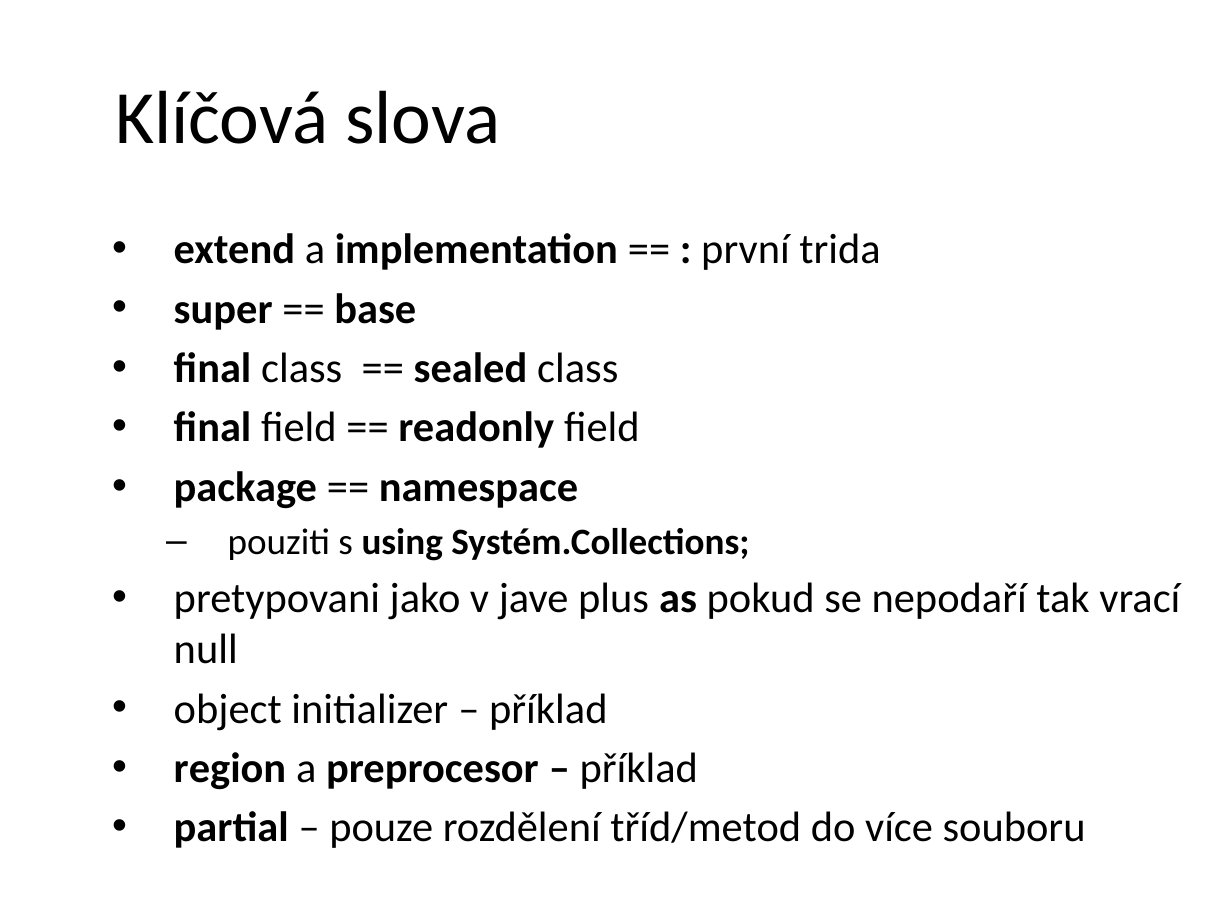
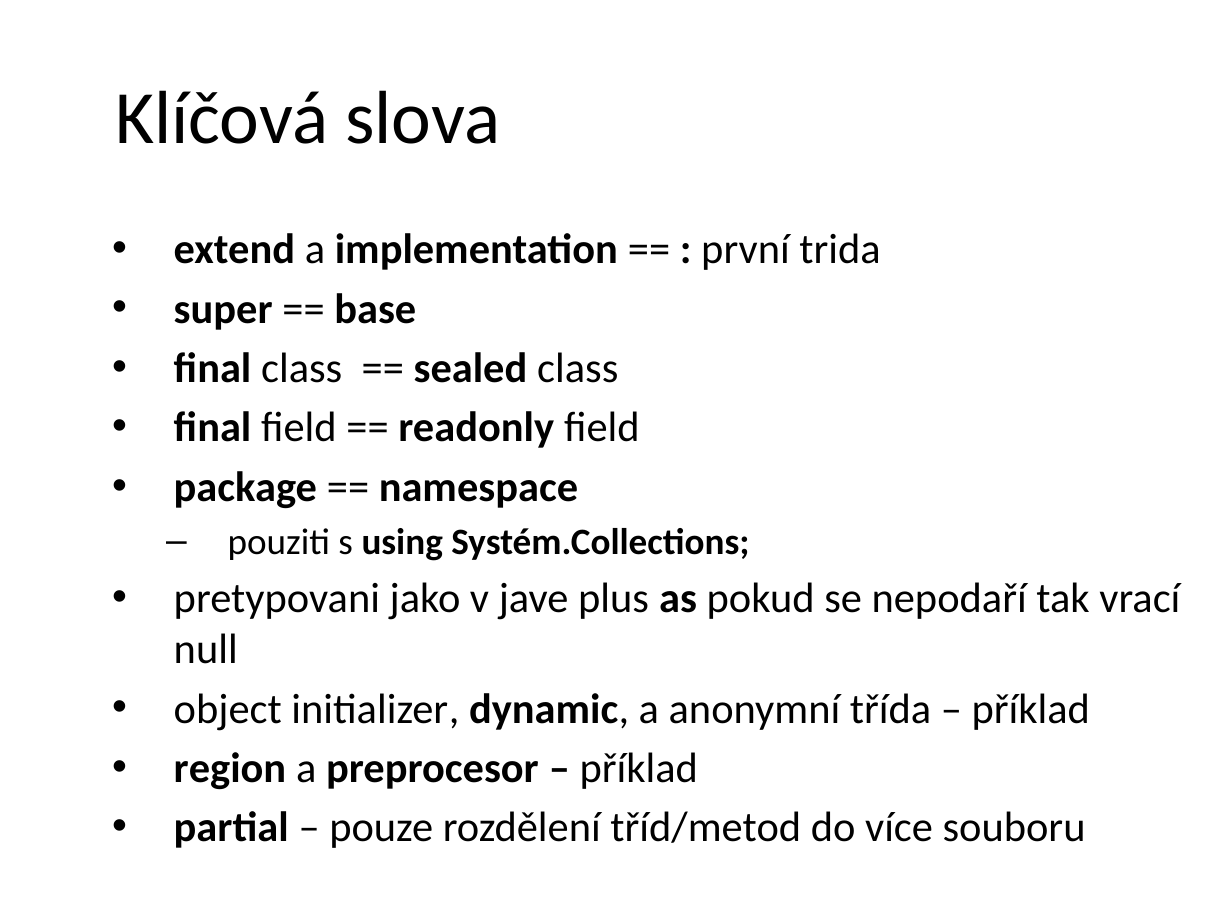
Before and after one commit to petrbalat/Skoleni-Csharp-NET, a slide deck: slide 6 of prezentace.pptx. Drawn at 1232x924 pixels with LibreOffice and Linux fonts; fonts in the diff are those of the drawing; background and template pictures are left out. Boxes give left, top, right and bottom in pixels: in the first picture for what was removed or moved away, otherwise in the second. Text is boxed around its words. In the diff, an @@ line names an element or a change of style, - is before the commit and + after.

Commit message:
c# dynamic, object init a anonymni trida

```diff
--- a/prezentace.pptx
+++ b/prezentace.pptx
@@ text at (x1=174, y1=693, x2=1090, y2=731): text changed @@
-• object initializer – příklad
+• object initializer, dynamic, a anonymní třída – příklad
```
Also in this commit, not shown: 2 other files.
